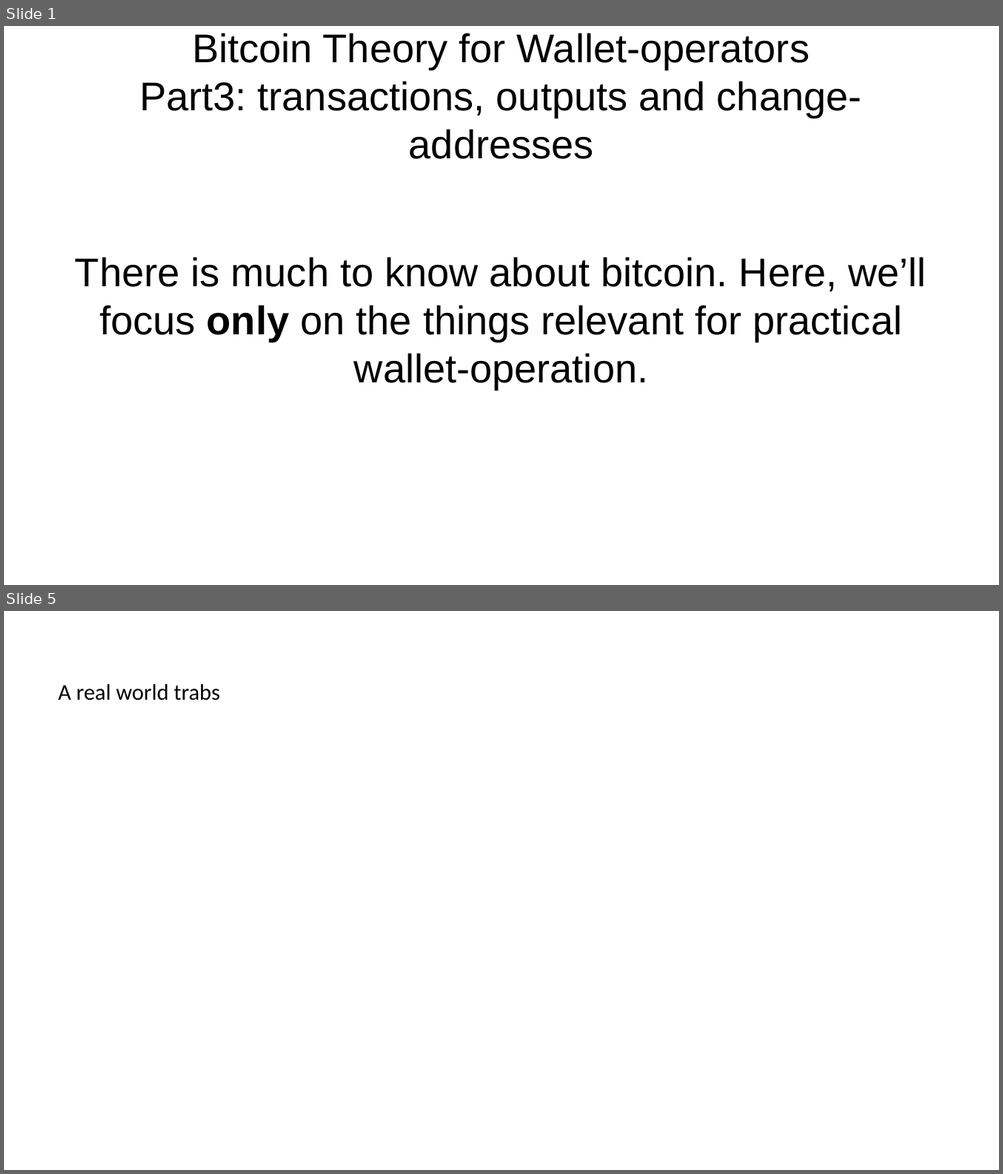
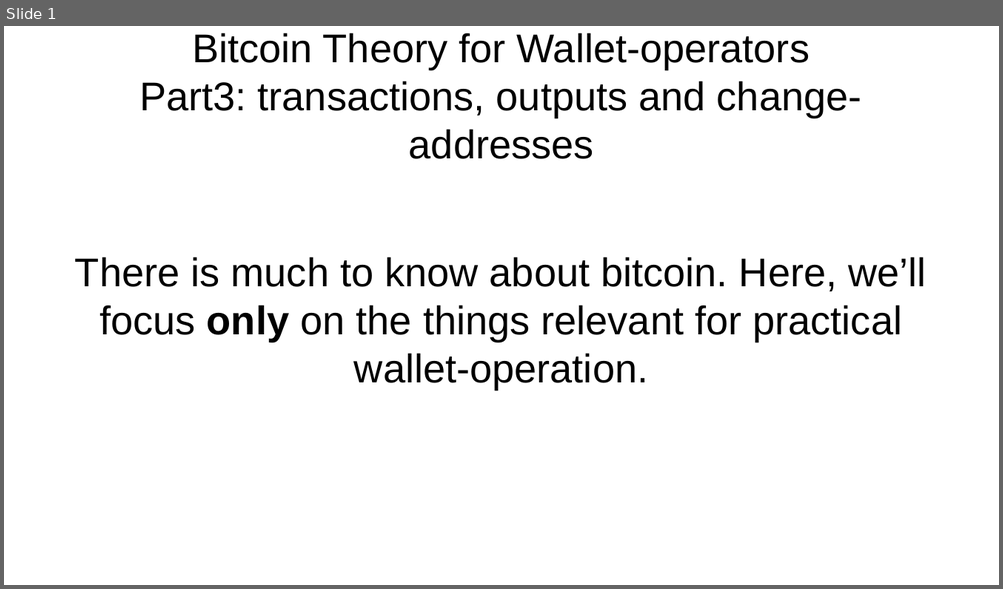
Before and after one commit to cryptoadvance/specter-education, a slide deck: content/bitcoin101/03_bitcoin-theory-outputs-changeaddresses.odp. Shown one above the other, each under a label of ours: slides 1 and 5 before the commit, slide 1 after it; the slides between them are not shown. The pictures are 1003x1174 and 1003x589 pixels, drawn with LibreOffice and Linux fonts; fonts in the diff are those of the drawing. Boxes give left, top, right and bottom in pixels: in the first picture for what was removed or moved away, otherwise in the second. Text is boxed around its words. In the diff, an @@ line names an element or a change of style, - is before the commit and + after.

```diff
--- a/content/bitcoin101/03_bitcoin-theory-outputs-changeaddresses.odp
+++ b/content/bitcoin101/03_bitcoin-theory-outputs-changeaddresses.odp
@@ slide 5 removed at (4, 611, 999, 1170), background #FFFFFF @@
@@ title removed at (58, 684, 220, 701) @@
-A real world trabs
```
Also in this commit, not shown: 2 slides changed, 5 slides added, 1 other slide removed, 3 other files.
